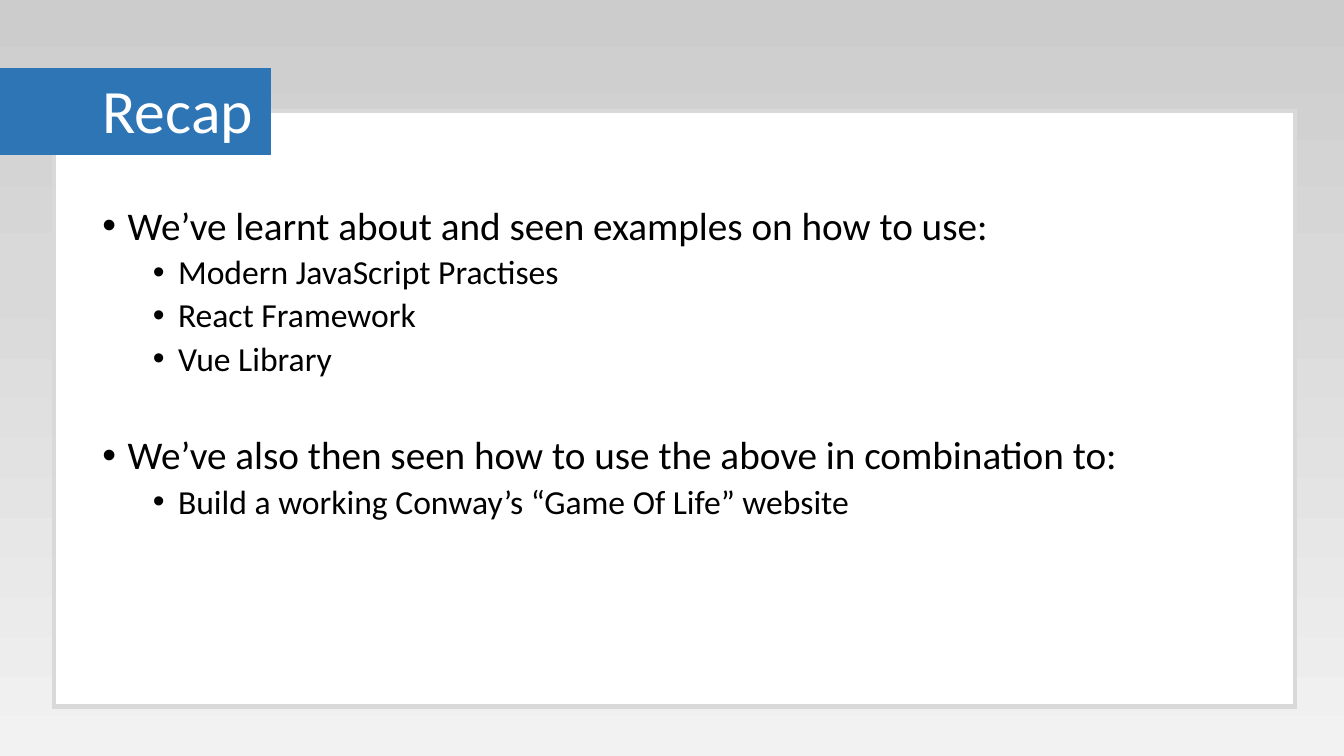
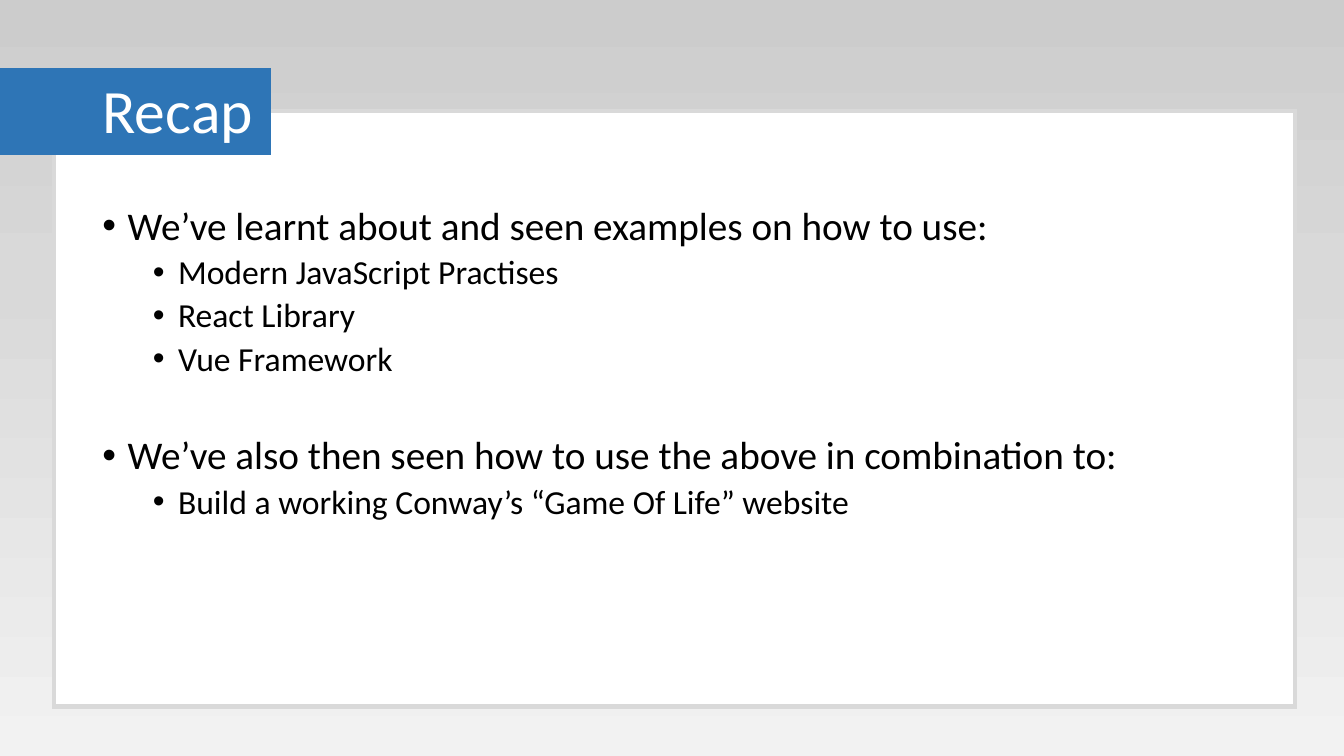
Before and after one commit to Paul-Hadfield/GameOfLife-Talk, a slide deck: slide 28 of Game Of Life Presentation.pptx (slide 27 before the commit). Drawn at 1344x756 pixels with LibreOffice and Linux fonts; fonts in the diff are those of the drawing. Boxes give left, top, right and bottom in pixels: in the first picture for what was removed or moved away, otherwise in the second. Text is boxed around its words. In the diff, an @@ line names an element or a change of style, - is before the commit and + after.

```diff
--- a/Game Of Life Presentation.pptx
+++ b/Game Of Life Presentation.pptx
@@ text at <box>178,303,392,372</box>: text changed @@
-  • React Framework
-  • Vue Library
+  • React Library
+  • Vue Framework
```
Also in this commit, not shown: 5 other slides changed, 2 slides added, 1 slide removed.
